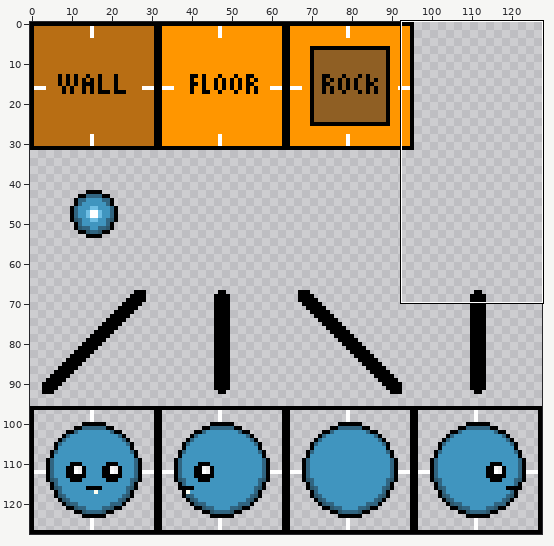
Two states of a sprite sheet, assets/sprites/placeholders.png. The picture above shows the old version from afar; the outline marks the close-up.
Close-up. Old version:
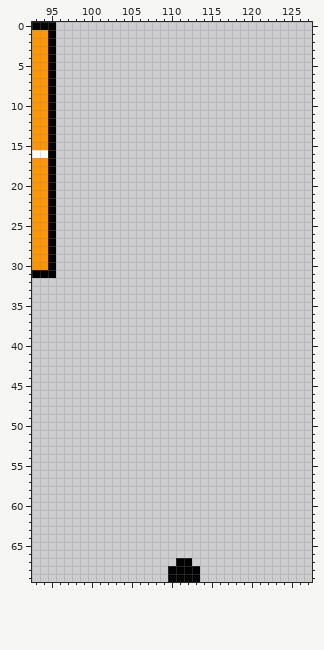
The file is 128x128 pixels. Shown: x 93..127, y 0..69.
The result:
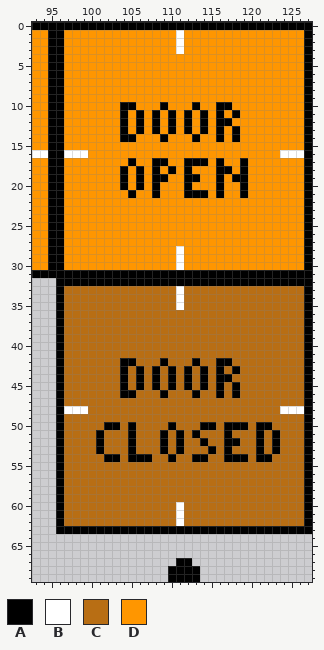
Palette (. is transparent): A #000000  B #ffffff  C #b86e14  D #ff9600
From old to new:
@@ x 93..127 @@
- 0 AAA................................
- 1 DDA................................
- 2 DDA................................
- 3 DDA................................
- 4 DDA................................
- 5 DDA................................
- 6 DDA................................
- 7 DDA................................
- 8 DDA................................
- 9 DDA................................
-10 DDA................................
-11 DDA................................
-12 DDA................................
-13 DDA................................
-14 DDA................................
-15 DDA................................
-16 BBA................................
-17 DDA................................
-18 DDA................................
-19 DDA................................
-20 DDA................................
-21 DDA................................
-22 DDA................................
-23 DDA................................
-24 DDA................................
-25 DDA................................
-26 DDA................................
-27 DDA................................
-28 DDA................................
-29 DDA................................
-30 DDA................................
-31 AAA................................
-32 ...................................
-33 ...................................
-34 ...................................
-35 ...................................
-36 ...................................
-37 ...................................
-38 ...................................
-39 ...................................
-40 ...................................
-41 ...................................
-42 ...................................
-43 ...................................
-44 ...................................
-45 ...................................
-46 ...................................
-47 ...................................
-48 ...................................
-49 ...................................
-50 ...................................
-51 ...................................
-52 ...................................
-53 ...................................
-54 ...................................
-55 ...................................
-56 ...................................
-57 ...................................
-58 ...................................
-59 ...................................
-60 ...................................
-61 ...................................
-62 ...................................
-63 ...................................
+ 0 AAAAAAAAAAAAAAAAAAAAAAAAAAAAAAAAAAA
+ 1 DDAADDDDDDDDDDDDDDBDDDDDDDDDDDDDDDA
+ 2 DDAADDDDDDDDDDDDDDBDDDDDDDDDDDDDDDA
+ 3 DDAADDDDDDDDDDDDDDBDDDDDDDDDDDDDDDA
+ 4 DDAADDDDDDDDDDDDDDDDDDDDDDDDDDDDDDA
+ 5 DDAADDDDDDDDDDDDDDDDDDDDDDDDDDDDDDA
+ 6 DDAADDDDDDDDDDDDDDDDDDDDDDDDDDDDDDA
+ 7 DDAADDDDDDDDDDDDDDDDDDDDDDDDDDDDDDA
+ 8 DDAADDDDDDDDDDDDDDDDDDDDDDDDDDDDDDA
+ 9 DDAADDDDDDDDDDDDDDDDDDDDDDDDDDDDDDA
+10 DDAADDDDDDDAADDDADDDADDAADDDDDDDDDA
+11 DDAADDDDDDDADADADADADADADADDDDDDDDA
+12 DDAADDDDDDDADADADADADADAADDDDDDDDDA
+13 DDAADDDDDDDADADADADADADADADDDDDDDDA
+14 DDAADDDDDDDAADDDADDDADDADADDDDDDDDA
+15 DDAADDDDDDDDDDDDDDDDDDDDDDDDDDDDDDA
+16 BBAABBBDDDDDDDDDDDDDDDDDDDDDDDDBBBA
+17 DDAADDDDDDDDADDAADDAAADADDADDDDDDDA
+18 DDAADDDDDDDADADADADADDDAADADDDDDDDA
+19 DDAADDDDDDDADADAADDAADDADAADDDDDDDA
+20 DDAADDDDDDDADADADDDADDDADDADDDDDDDA
+21 DDAADDDDDDDDADDADDDAAADADDADDDDDDDA
+22 DDAADDDDDDDDDDDDDDDDDDDDDDDDDDDDDDA
+23 DDAADDDDDDDDDDDDDDDDDDDDDDDDDDDDDDA
+24 DDAADDDDDDDDDDDDDDDDDDDDDDDDDDDDDDA
+25 DDAADDDDDDDDDDDDDDDDDDDDDDDDDDDDDDA
+26 DDAADDDDDDDDDDDDDDDDDDDDDDDDDDDDDDA
+27 DDAADDDDDDDDDDDDDDDDDDDDDDDDDDDDDDA
+28 DDAADDDDDDDDDDDDDDBDDDDDDDDDDDDDDDA
+29 DDAADDDDDDDDDDDDDDBDDDDDDDDDDDDDDDA
+30 DDAADDDDDDDDDDDDDDBDDDDDDDDDDDDDDDA
+31 AAAAAAAAAAAAAAAAAAAAAAAAAAAAAAAAAAA
+32 ...AAAAAAAAAAAAAAAAAAAAAAAAAAAAAAAA
+33 ...ACCCCCCCCCCCCCCBCCCCCCCCCCCCCCCA
+34 ...ACCCCCCCCCCCCCCBCCCCCCCCCCCCCCCA
+35 ...ACCCCCCCCCCCCCCBCCCCCCCCCCCCCCCA
+36 ...ACCCCCCCCCCCCCCCCCCCCCCCCCCCCCCA
+37 ...ACCCCCCCCCCCCCCCCCCCCCCCCCCCCCCA
+38 ...ACCCCCCCCCCCCCCCCCCCCCCCCCCCCCCA
+39 ...ACCCCCCCCCCCCCCCCCCCCCCCCCCCCCCA
+40 ...ACCCCCCCCCCCCCCCCCCCCCCCCCCCCCCA
+41 ...ACCCCCCCCCCCCCCCCCCCCCCCCCCCCCCA
+42 ...ACCCCCCCAACCCACCCACCAACCCCCCCCCA
+43 ...ACCCCCCCACACACACACACACACCCCCCCCA
+44 ...ACCCCCCCACACACACACACAACCCCCCCCCA
+45 ...ACCCCCCCACACACACACACACACCCCCCCCA
+46 ...ACCCCCCCAACCCACCCACCACACCCCCCCCA
+47 ...ACCCCCCCCCCCCCCCCCCCCCCCCCCCCCCA
+48 ...ABBBCCCCCCCCCCCCCCCCCCCCCCCCBBBA
+49 ...ACCCCCCCCCCCCCCCCCCCCCCCCCCCCCCA
+50 ...ACCCCCAACACCCCACCCAACAAACAACCCCA
+51 ...ACCCCACCCACCCACACACCCACCCACACCCA
+52 ...ACCCCACCCACCCACACCACCAACCACACCCA
+53 ...ACCCCACCCACCCACACCCACACCCACACCCA
+54 ...ACCCCCAACAAACCACCAACCAAACAACCCCA
+55 ...ACCCCCCCCCCCCCCCCCCCCCCCCCCCCCCA
+56 ...ACCCCCCCCCCCCCCCCCCCCCCCCCCCCCCA
+57 ...ACCCCCCCCCCCCCCCCCCCCCCCCCCCCCCA
+58 ...ACCCCCCCCCCCCCCCCCCCCCCCCCCCCCCA
+59 ...ACCCCCCCCCCCCCCCCCCCCCCCCCCCCCCA
+60 ...ACCCCCCCCCCCCCCBCCCCCCCCCCCCCCCA
+61 ...ACCCCCCCCCCCCCCBCCCCCCCCCCCCCCCA
+62 ...ACCCCCCCCCCCCCCBCCCCCCCCCCCCCCCA
+63 ...AAAAAAAAAAAAAAAAAAAAAAAAAAAAAAAA
 64 ...................................
Boxes around the changes in both close-ups, in picture pixels (x1, y1, x2, y2):
added: (56, 22, 312, 534)
